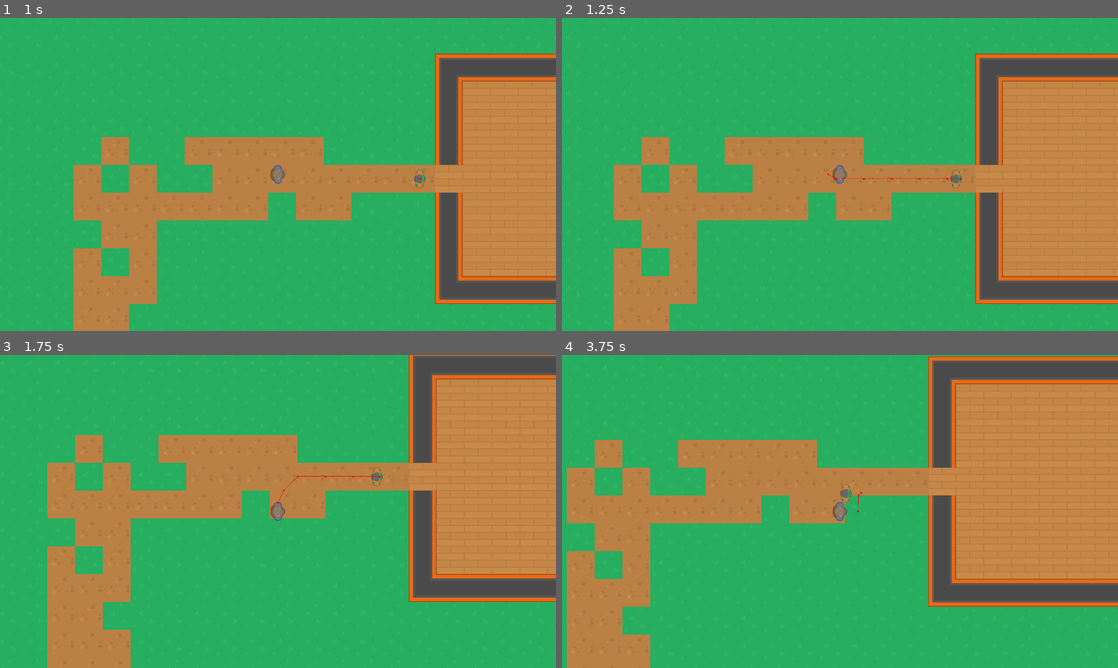
Above: before the commit, frames 1-4 (two rows, left to right).
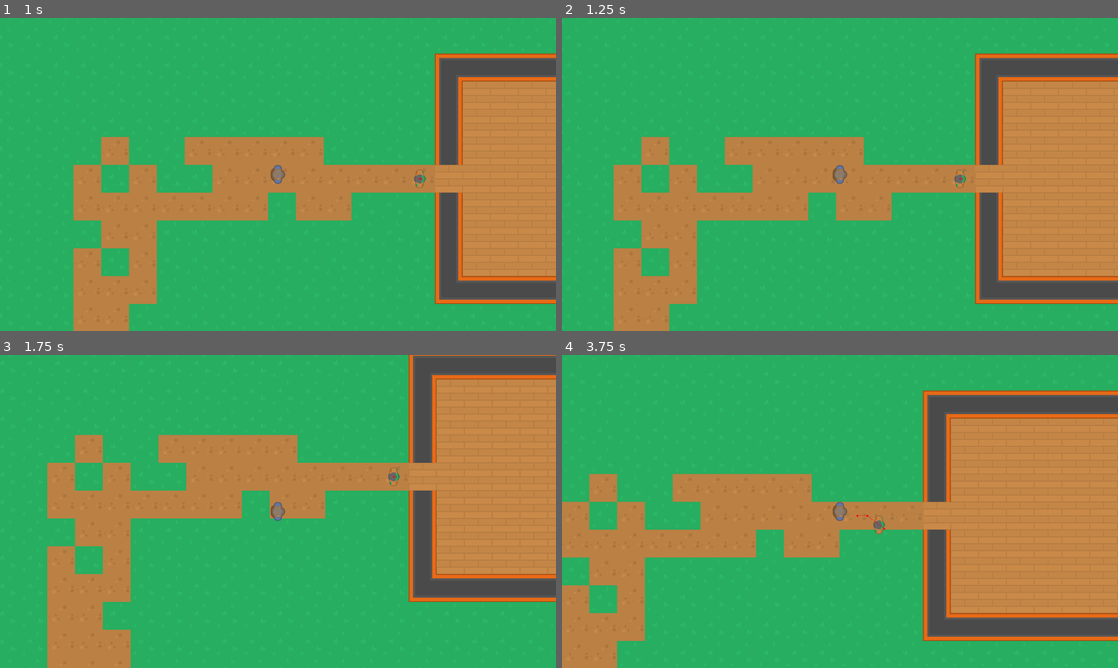
Above: after the commit, the same moments.

Repository: AlixBarreaux/zednigma
Game: Godot game, scene res://features/levels/level.tscn
Two runs of this game, one before a commit and one after it. Both use one fixed random seed, a clock stepped at 60 frames per second and the inputs below.
Inputs:
- Up to frame 1 (1 s): tap Enter at 0.5 s; hold D (move_right) from 0.53 s (still down)
- Up to frame 2 (1.25 s): keep holding D (move_right)
- Up to frame 3 (1.75 s): release D (move_right) at 1.28 s; hold S (move_down) from 1.28 s (still down)
- Up to frame 4 (3.75 s): release S (move_down) at 2.03 s; hold D (move_right) 2.03-2.78 s; hold W (move_up) 2.78-3.53 s; hold A (move_left) from 3.53 s (still down)

Frame 1 is identical in both runs. In frame 2, 0.1% of the frame differs, in the area x 47-73%, y 48-55%; in frame 3, 0.2%; in frame 4, 31%, in the area x 0-100%, y 0-100%.

Commit message:
fix: Only one zombie targets the player on pathfinding
- Level now assigns the player as a target to ALL zombies

Diff:
--- a/features/enemies/zombie.tscn
+++ b/features/enemies/zombie.tscn
@@ -1,9 +1,13 @@
 [gd_scene format=3 uid="uid://bdvosli755f2i"]
 
 [ext_resource type="Script" uid="uid://dif7ramsyku3v" path="res://features/enemies/zombie.gd" id="1_q00gp"]
-[ext_resource type="Resource" uid="uid://ct760bxfg1pst" path="res://data/enemies/zombie_basic.tres" id="2_4gyoi"]
+[ext_resource type="Script" uid="uid://o2noj41egasn" path="res://features/enemies/zombie_data.gd" id="2_0tt47"]
 [ext_resource type="Texture2D" uid="uid://brx7xgn60g6xq" path="res://assets/graphics/character_zombie.tres" id="3_0tt47"]
 [ext_resource type="Script" uid="uid://bqc4wh7ihoyov" path="res://systems/health/health_component.gd" id="3_stcnb"]
+
+[sub_resource type="Resource" id="Resource_0tt47"]
+script = ExtResource("2_0tt47")
+metadata/_custom_type_script = "uid://o2noj41egasn"
 
 [sub_resource type="CircleShape2D" id="CircleShape2D_0tt47"]
 radius = 22.0
@@ -12,7 +16,7 @@
 collision_layer = 4
 collision_mask = 3
 script = ExtResource("1_q00gp")
-data = ExtResource("2_4gyoi")
+data = SubResource("Resource_0tt47")
 metadata/_edit_group_ = true
 
 [node name="Sprite2D" type="Sprite2D" parent="." unique_id=1735265252]
--- a/features/levels/level.gd
+++ b/features/levels/level.gd
@@ -2,8 +2,9 @@
 extends Node
 
 @onready var _player: Player = %Player
-@onready var _zombie: Zombie = %Zombie
+@onready var _zombies: Node2D = %Zombies
 
 
 func _ready() -> void:
-	_zombie.set_player_target(_player)
+	for zombie in _zombies.get_children():
+		zombie.set_player_target(_player)
--- a/features/levels/level.tscn
+++ b/features/levels/level.tscn
@@ -894,10 +894,13 @@
 tile_set = SubResource("TileSet_rhgqm")
 metadata/_edit_lock_ = true
 
+[node name="Zombies" type="Node2D" parent="." unique_id=595345411]
+unique_name_in_owner = true
+
+[node name="Zombie" parent="Zombies" unique_id=326393747 instance=ExtResource("2_fysxg")]
+unique_name_in_owner = true
+position = Vector2(286, -288)
+
 [node name="Player" parent="." unique_id=1108645041 instance=ExtResource("1_ctm8j")]
 unique_name_in_owner = true
 position = Vector2(-131, -298)
-
-[node name="Zombie" parent="." unique_id=326393747 instance=ExtResource("2_fysxg")]
-unique_name_in_owner = true
-position = Vector2(286, -288)
